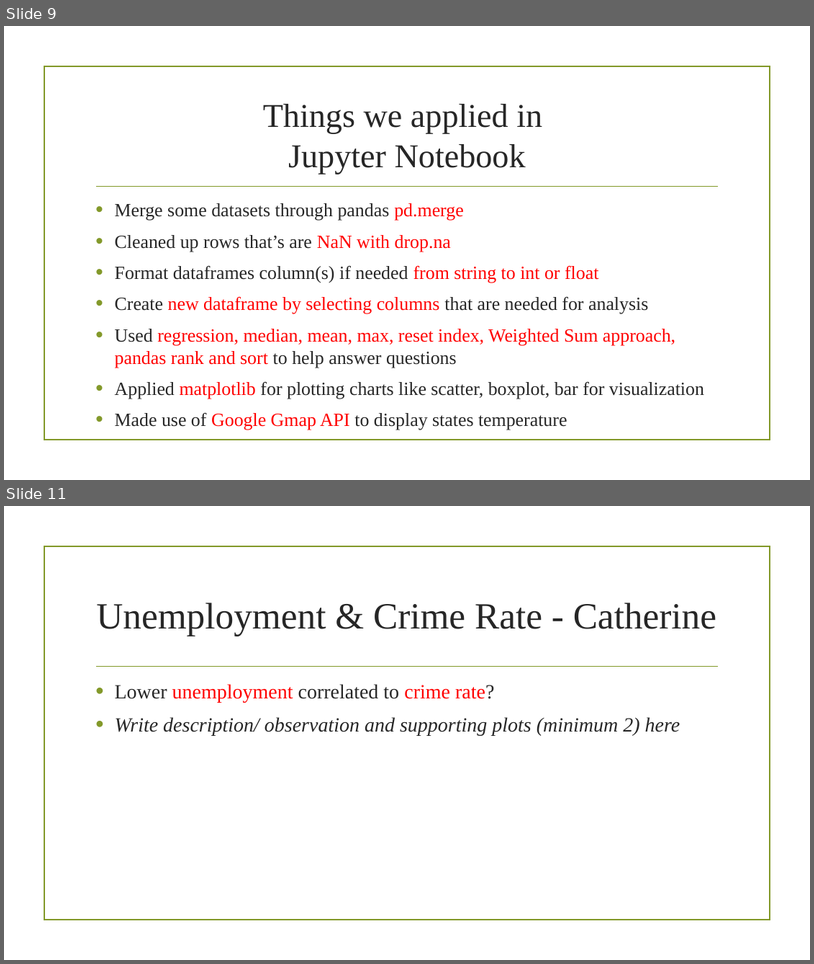
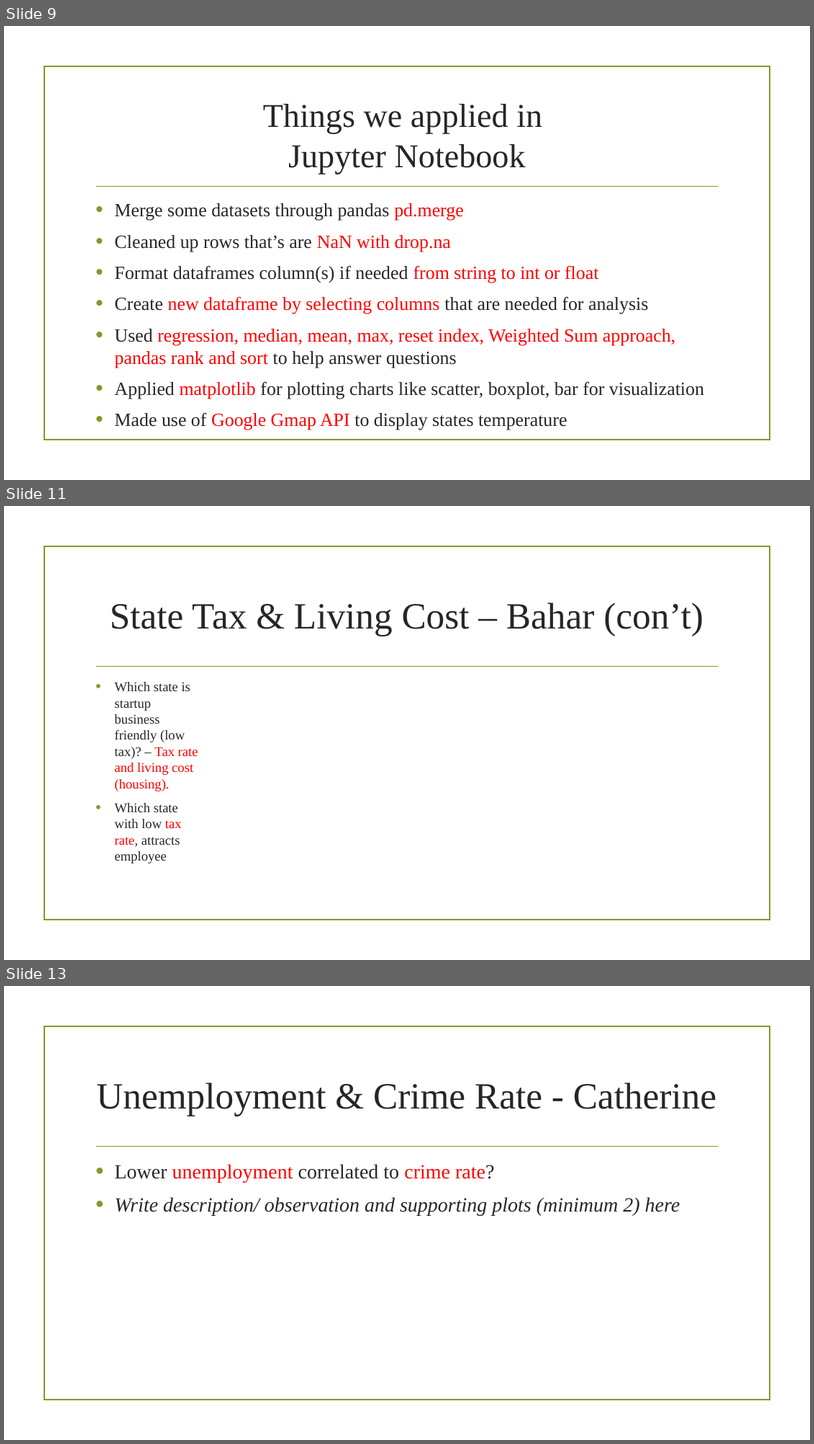
Before and after one commit to prakashbalasubramaniam/The_Incredible_Quad, a slide deck: Working_Presentation.pptx. Shown one above the other, each under a label of ours: slides 9 and 11 before the commit, slides 9, 11 and 13 after it; the slides between them are not shown. The pictures are 814x964 and 814x1444 pixels, drawn with LibreOffice and Linux fonts; fonts in the diff are those of the drawing; background and template pictures are left out. Boxes give left, top, right and bottom in pixels: in the first picture for what was removed or moved away, otherwise in the second. Text is boxed around its words. In the diff, an @@ line names an element or a change of style, - is before the commit and + after.

```diff
--- a/Working_Presentation.pptx
+++ b/Working_Presentation.pptx
@@ slide 11 added at (4, 506, 810, 960), background picture (left out); not listed: 2 template elements that a slide beside it also shows @@
@@ title added at (110, 602, 704, 636), 44 pt, text #262626 @@
+State Tax & Living Cost – Bahar (con’t)
@@ text added at (115, 682, 198, 847), 16 pt, text #262626 @@
+• Which state is startup business friendly (low tax)? – Tax rate and living cost (housing).
+• Which state with low tax rate, attracts employee
@@ what was slide 11 is now slide 13 @@
```
Also in this commit, not shown: 1 slide changed, 1 other slide added.
